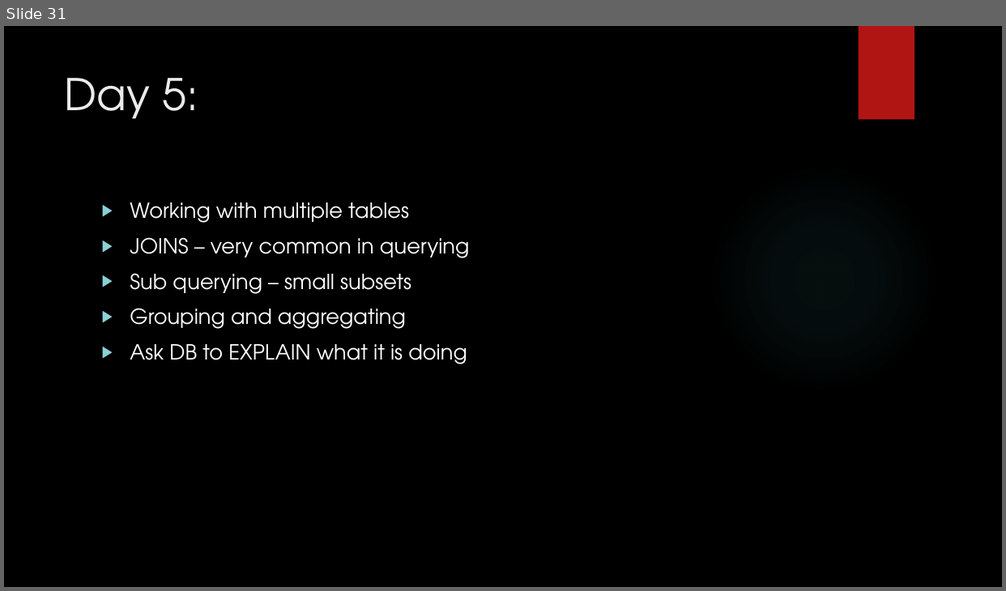
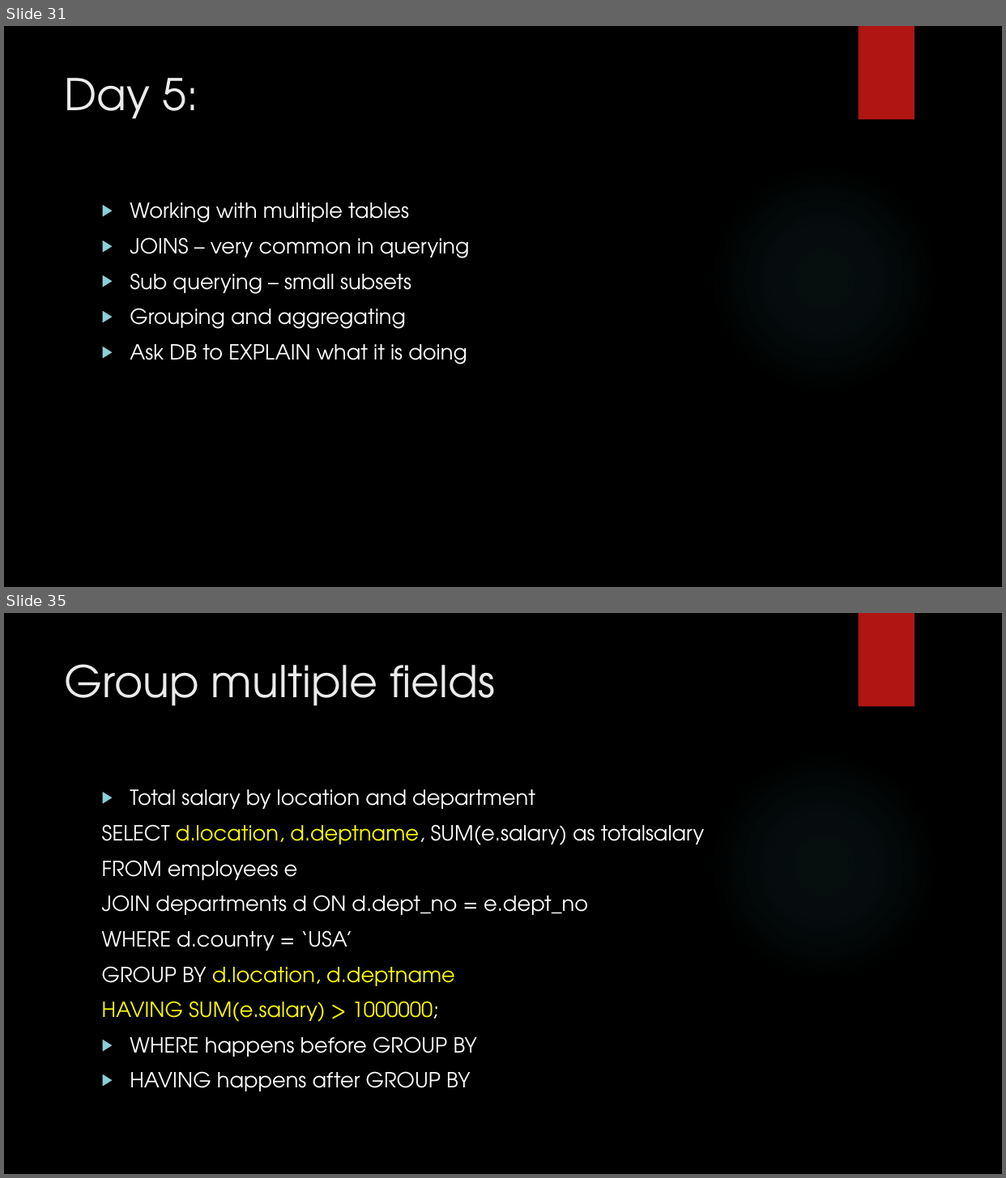
Before and after one commit to zedfoxus/database-bootcamp, a slide deck: Presentation/Database-Bootcamp-Presentation.pptx. Shown one above the other, each under a label of ours: slide 31 before the commit, slides 31 and 35 after it; the slides between them are not shown. The pictures are 1006x591 and 1006x1178 pixels, drawn with LibreOffice and Linux fonts; fonts in the diff are those of the drawing; background and template pictures are left out. Boxes give left, top, right and bottom in pixels: in the first picture for what was removed or moved away, otherwise in the second. Text is boxed around its words. In the diff, an @@ line names an element or a change of style, - is before the commit and + after.

Commit message:
Day 5 JOIN, Sub query, Grouping, Explain

```diff
--- a/Presentation/Database-Bootcamp-Presentation.pptx
+++ b/Presentation/Database-Bootcamp-Presentation.pptx
@@ slide 35 added at [4,613,1002,1174], background picture (left out); not listed: 2 template elements that a slide beside it also shows @@
@@ title added at [65,664,496,706], 42 pt, text #EBEBEB @@
+Group multiple fields
@@ text added at [102,790,705,1092], 20 pt, text #FFFFFF @@
+▶ Total salary by location and department
+SELECT d.location, d.deptname, SUM(e.salary) as totalsalary
+FROM employees e
+JOIN departments d ON d.dept_no = e.dept_no
+WHERE d.country = ‘USA’
+GROUP BY d.location, d.deptname
+HAVING SUM(e.salary) > 1000000;
+▶ WHERE happens before GROUP BY
+▶ HAVING happens after GROUP BY
```
Also in this commit, not shown: 2 slides changed, 2 other slides added.
